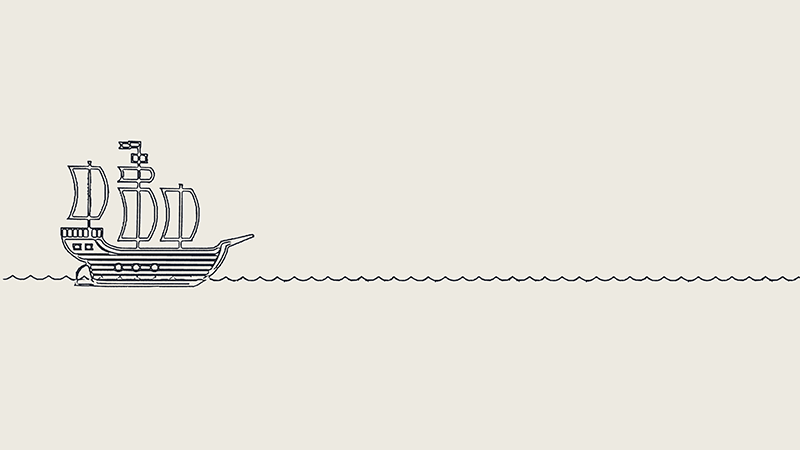
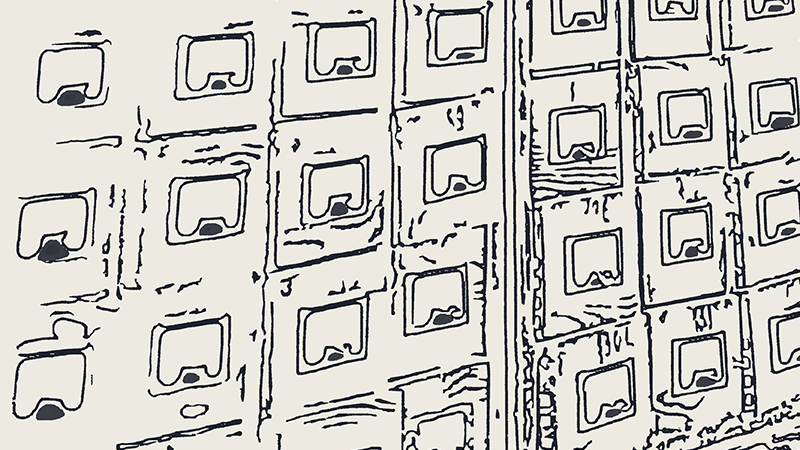
Revision of a layered w=800, h=450 image; what changed, layer by layer:
added layer "card_index" above "helm-boat" over (x1=1, y1=0, x2=800, y2=450)
hid "helm-boat" over (x1=1, y1=29, x2=800, y2=350)
